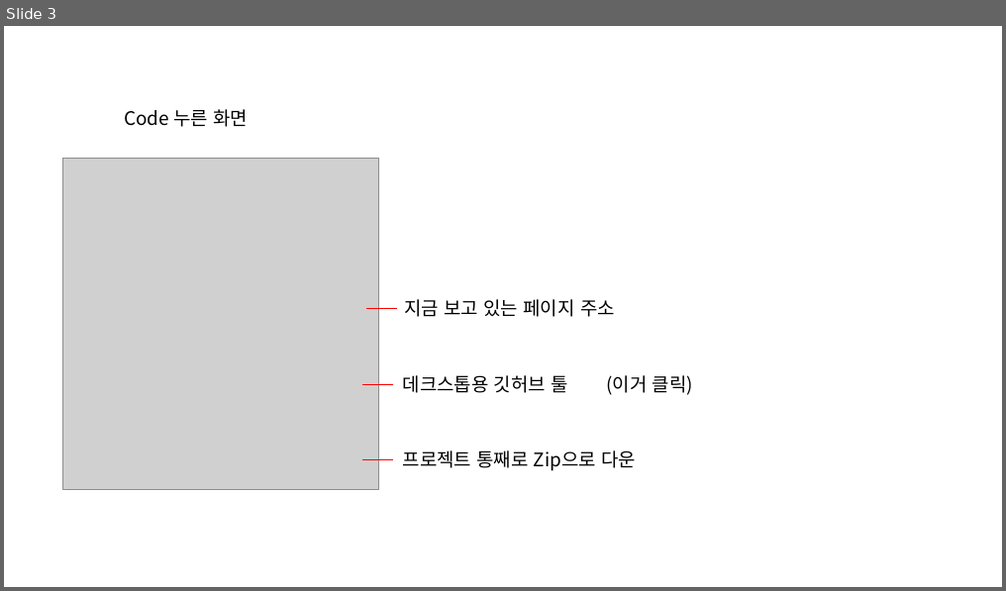
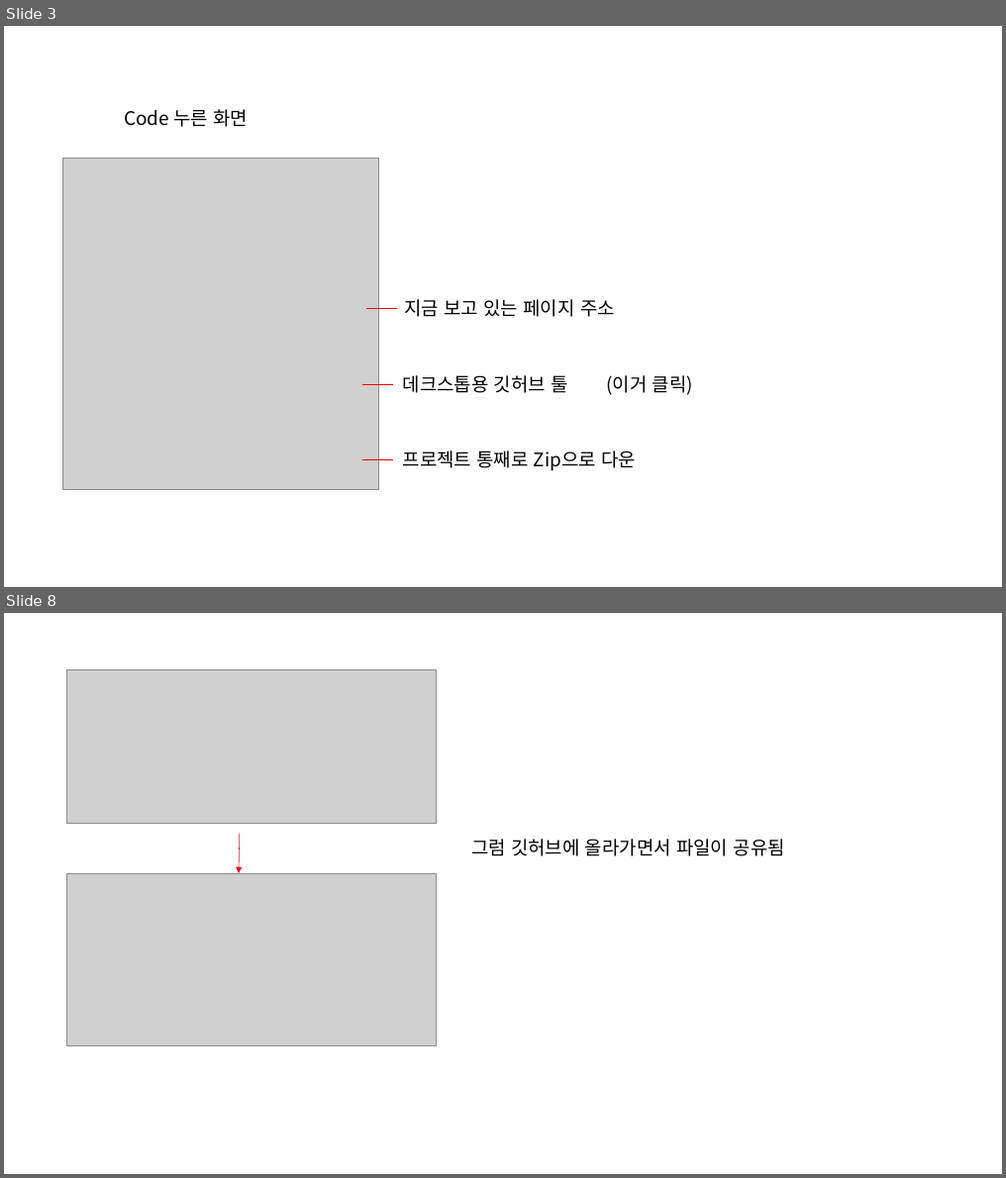
Before and after one commit to Listera0/CapstoneDesign, a slide deck: Refer/Github 사용법.pptx. Shown one above the other, each under a label of ours: slide 3 before the commit, slides 3 and 8 after it; the slides between them are not shown. The pictures are 1006x591 and 1006x1178 pixels, drawn with LibreOffice and Linux fonts; fonts in the diff are those of the drawing; grey boxes stand for pictures. Boxes give left, top, right and bottom in pixels: in the first picture for what was removed or moved away, otherwise in the second. Text is boxed around its words. In the diff, an @@ line names an element or a change of style, - is before the commit and + after.

```diff
--- a/Refer/Github 사용법.pptx
+++ b/Refer/Github 사용법.pptx
@@ slide 8 added at (4, 613, 1002, 1174), background #FFFFFF @@
@@ picture added at (67, 669, 436, 823) @@
@@ arrow added from (240, 833) to (239, 873), #FF0000 0.5 pt @@
@@ text added at (471, 839, 785, 857), 18 pt, text #000000 @@
+그럼 깃허브에 올라가면서 파일이 공유됨
@@ picture added at (67, 873, 436, 1046) @@
```
Also in this commit, not shown: 1 slide changed, 4 other slides added.
